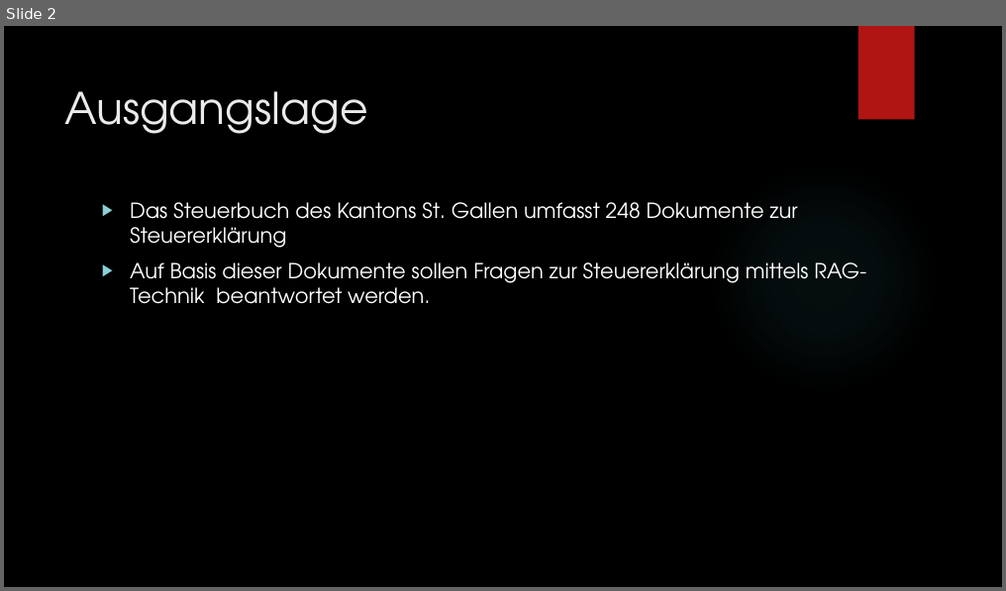
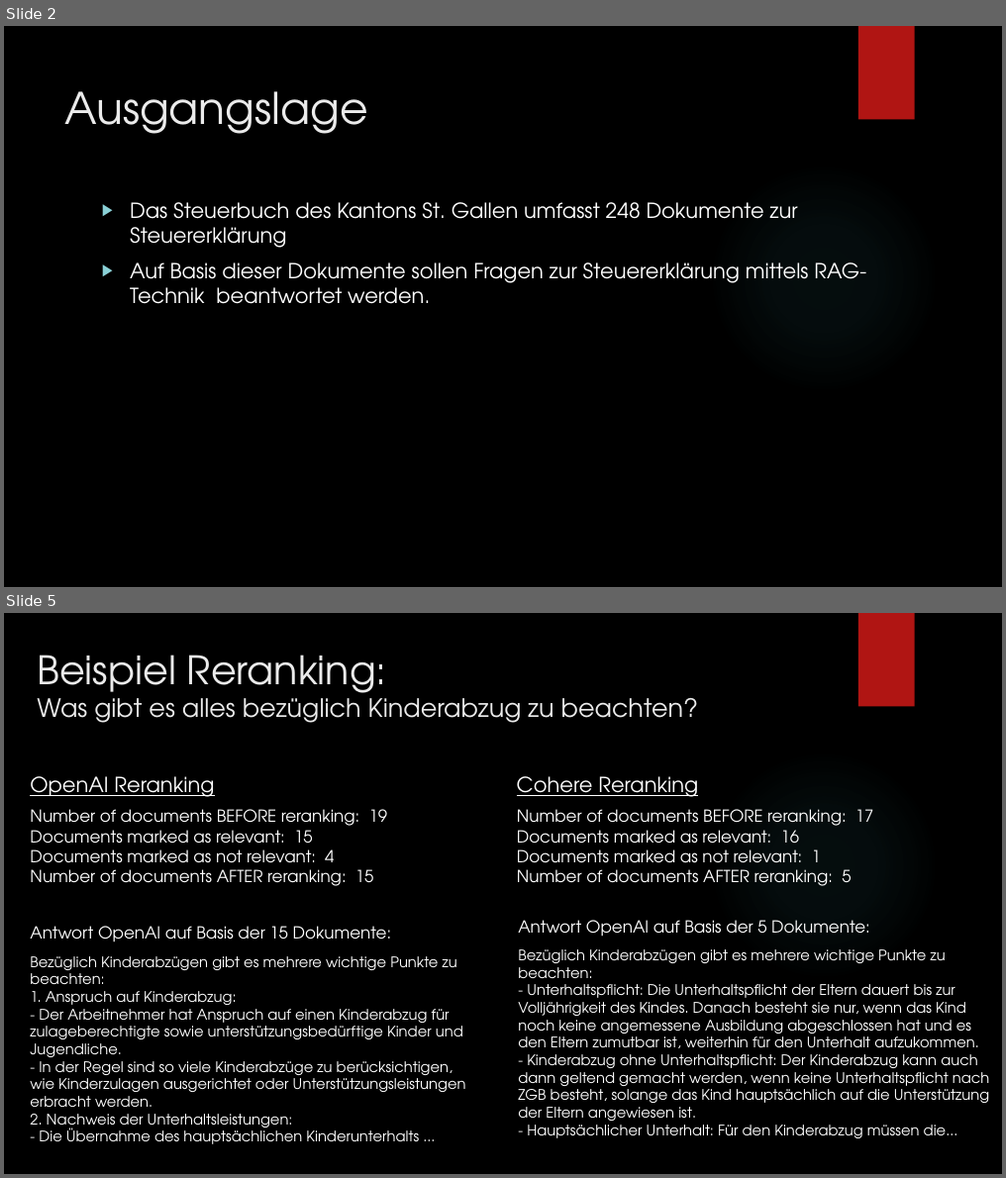
Before and after one commit to peterfust/first-rag, a slide deck: Präsentation-First-RAG.pptx. Shown one above the other, each under a label of ours: slide 2 before the commit, slides 2 and 5 after it; the slides between them are not shown. The pictures are 1006x591 and 1006x1178 pixels, drawn with LibreOffice and Linux fonts; fonts in the diff are those of the drawing; background and template pictures are left out. Boxes give left, top, right and bottom in pixels: in the first picture for what was removed or moved away, otherwise in the second. Text is boxed around its words. In the diff, an @@ line names an element or a change of style, - is before the commit and + after.

```diff
--- a/Präsentation-First-RAG.pptx
+++ b/Präsentation-First-RAG.pptx
@@ slide 5 added at [4,613,1002,1174], background picture (left out); not listed: 2 template elements that a slide beside it also shows @@
@@ title added at [37,655,698,723], 24.3 pt, text #EBEBEB @@
+Beispiel Reranking:
+Was gibt es alles bezüglich Kinderabzug zu beachten?
@@ text added at [30,776,214,797], 20 pt, text #FFFFFF, underline @@
+OpenAI Reranking
@@ text added at [517,776,698,797], 20 pt, text #FFFFFF, underline @@
+Cohere Reranking
@@ text added at [30,809,388,886], 16 pt, text #FFFFFF @@
+Number of documents BEFORE reranking: 19
+Documents marked as relevant: 15
+Documents marked as not relevant: 4
+Number of documents AFTER reranking: 15
@@ text added at [517,809,874,886], 16 pt, text #FFFFFF @@
+Number of documents BEFORE reranking: 17
+Documents marked as relevant: 16
+Documents marked as not relevant: 1
+Number of documents AFTER reranking: 5
@@ text added at [30,926,466,1145], 14 pt, text #FFFFFF @@
+Antwort OpenAI auf Basis der 15 Dokumente:
+Bezüglich Kinderabzügen gibt es mehrere wichtige Punkte zu beachten:
+1. Anspruch auf Kinderabzug:
+- Der Arbeitnehmer hat Anspruch auf einen Kinderabzug für zulageberechtigte sowie unterstützungsbedürftige Kinder und Jugendliche.
+- In der Regel sind so viele Kinderabzüge zu berücksichtigen, wie Kinderzulagen ausgerichtet oder Unterstützungsleistungen erbracht werden.
+2. Nachweis der Unterhaltsleistungen:
+- Die Übernahme des hauptsächlichen Kinderunterhalts ...
@@ text added at [518,920,990,1139], 14 pt, text #FFFFFF @@
+Antwort OpenAI auf Basis der 5 Dokumente:
+Bezüglich Kinderabzügen gibt es mehrere wichtige Punkte zu beachten:
+- Unterhaltspflicht: Die Unterhaltspflicht der Eltern dauert bis zur Volljährigkeit des Kindes. Danach besteht sie nur, wenn das Kind noch keine angemessene Ausbildung abgeschlossen hat und es den Eltern zumutbar ist, weiterhin für den Unterhalt aufzukommen.
+- Kinderabzug ohne Unterhaltspflicht: Der Kinderabzug kann auch dann geltend gemacht werden, wenn keine Unterhaltspflicht nach ZGB besteht, solange das Kind hauptsächlich auf die Unterstützung der Eltern angewiesen ist.
+- Hauptsächlicher Unterhalt: Für den Kinderabzug müssen die...
```
Also in this commit, not shown: 1 slide changed, 2 other slides added.
